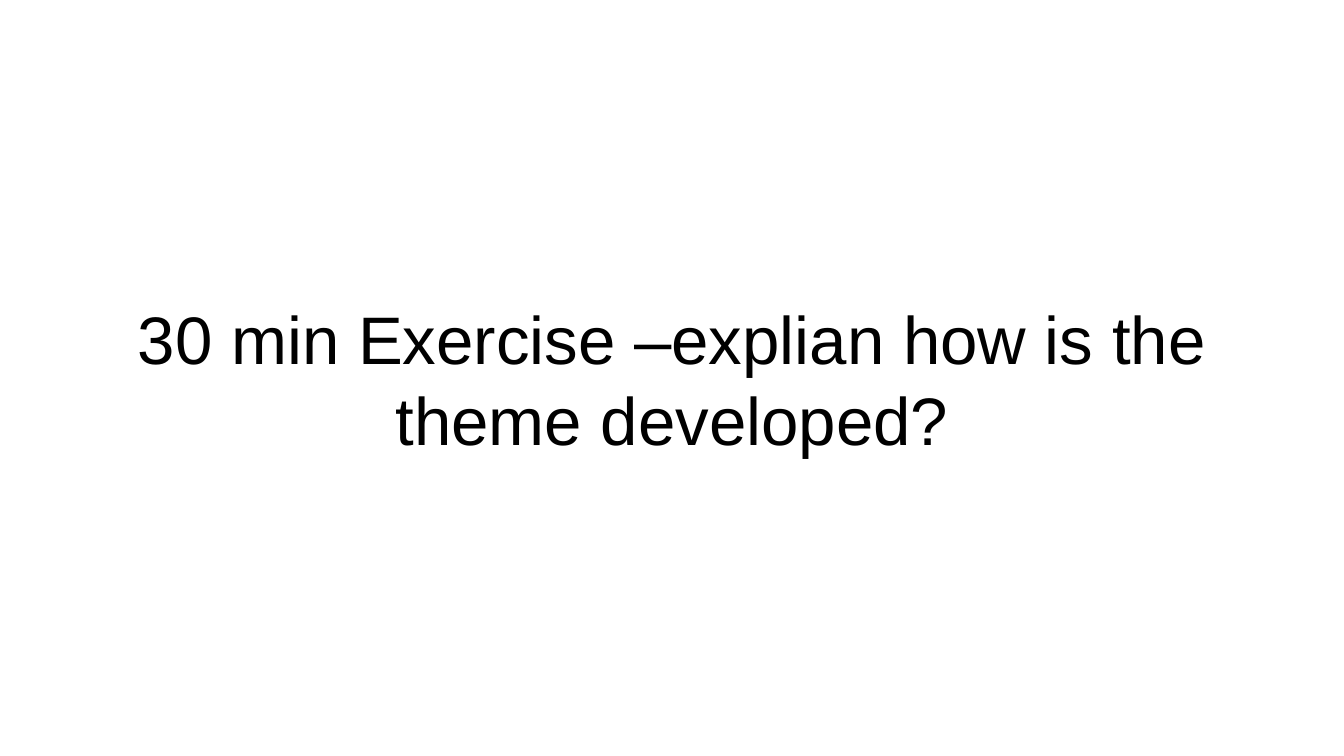
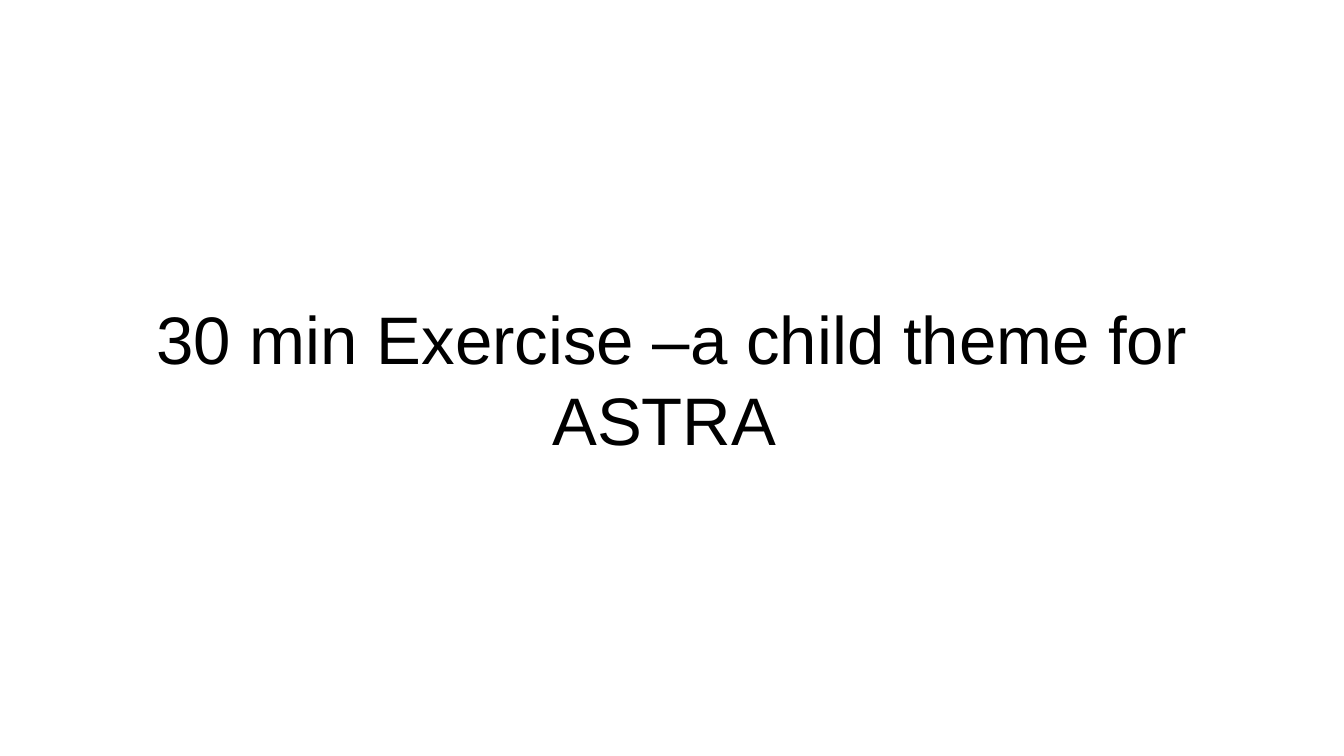
Before and after one commit to xbibogo/MMD24, a slide deck: slide 11 of semester2 PPT/CMS_content_wordpress_modellering og aggregering.pptx (slide 13 before the commit). Drawn at 1344x756 pixels with LibreOffice and Linux fonts; fonts in the diff are those of the drawing. Boxes give left, top, right and bottom in pixels: in the first picture for what was removed or moved away, otherwise in the second. Text is boxed around its words. In the diff, an @@ line names an element or a change of style, - is before the commit and + after.

```diff
--- a/semester2 PPT/CMS_content_wordpress_modellering og aggregering.pptx
+++ b/semester2 PPT/CMS_content_wordpress_modellering og aggregering.pptx
@@ title at (157, 315, 1186, 446): text changed @@
-30 min Exercise –explian how is the theme developed?
+30 min Exercise –a child theme for ASTRA
```
Also in this commit, not shown: 1 other slide changed, 1 slide added, 2 slides removed.
